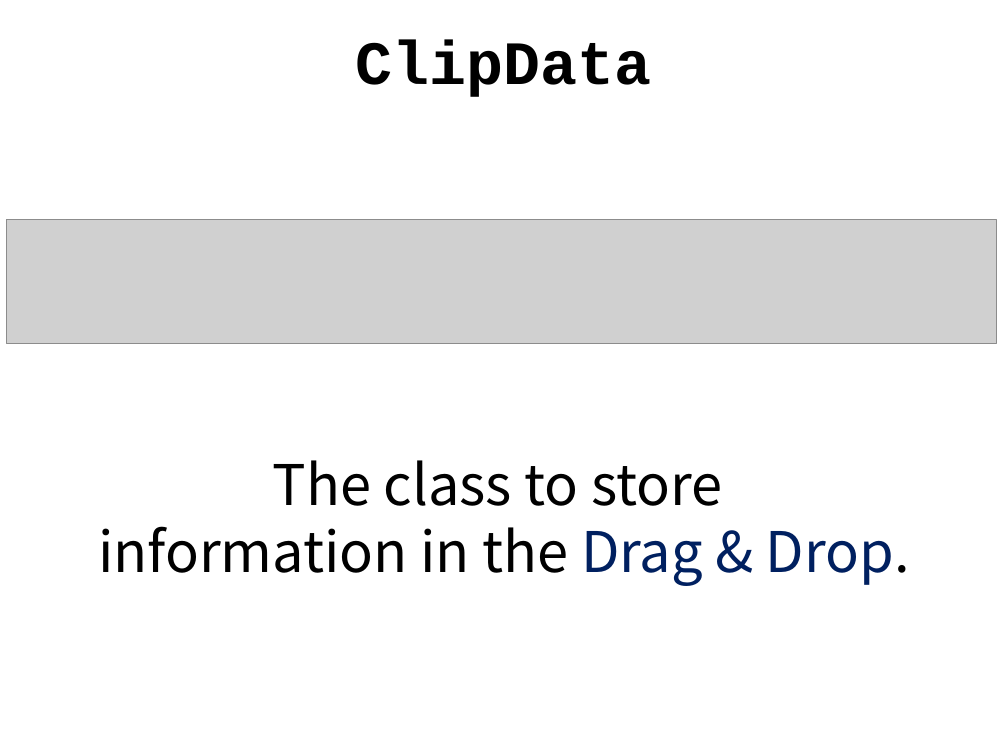
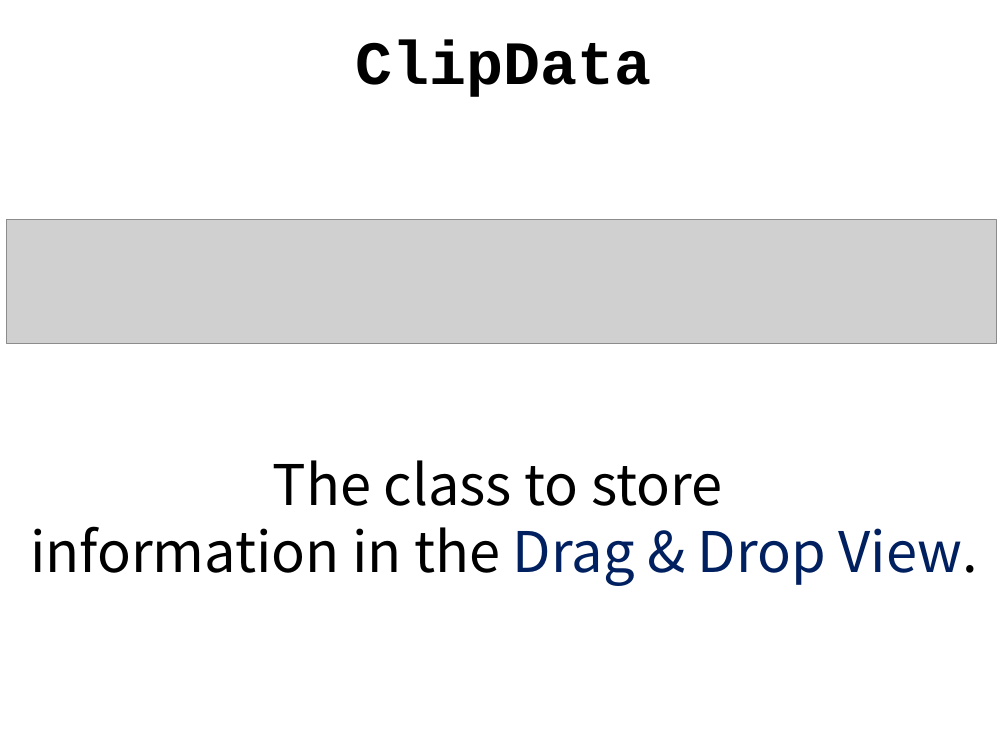
Before and after one commit to daehwa/world-friends-Uzbekistan-android, a slide deck: slide 32 of day5/Hanbok Dress up.pptx (slide 29 before the commit). Drawn at 1008x756 pixels with LibreOffice and Linux fonts; fonts in the diff are those of the drawing; grey boxes stand for pictures. Boxes give left, top, right and bottom in pixels: in the first picture for what was removed or moved away, otherwise in the second. Text is boxed around its words. In the diff, an @@ line names an element or a change of style, - is before the commit and + after.

Commit message:
Hanbok dress up : drag & drop

```diff
--- a/day5/Hanbok Dress up.pptx
+++ b/day5/Hanbok Dress up.pptx
@@ text at (x1=30, y1=526, x2=977, y2=586): text changed @@
-information in the Drag & Drop.
+information in the Drag & Drop View.
```
Also in this commit, not shown: 11 other slides changed, 4 slides added, 1 slide removed, 2 other files.
